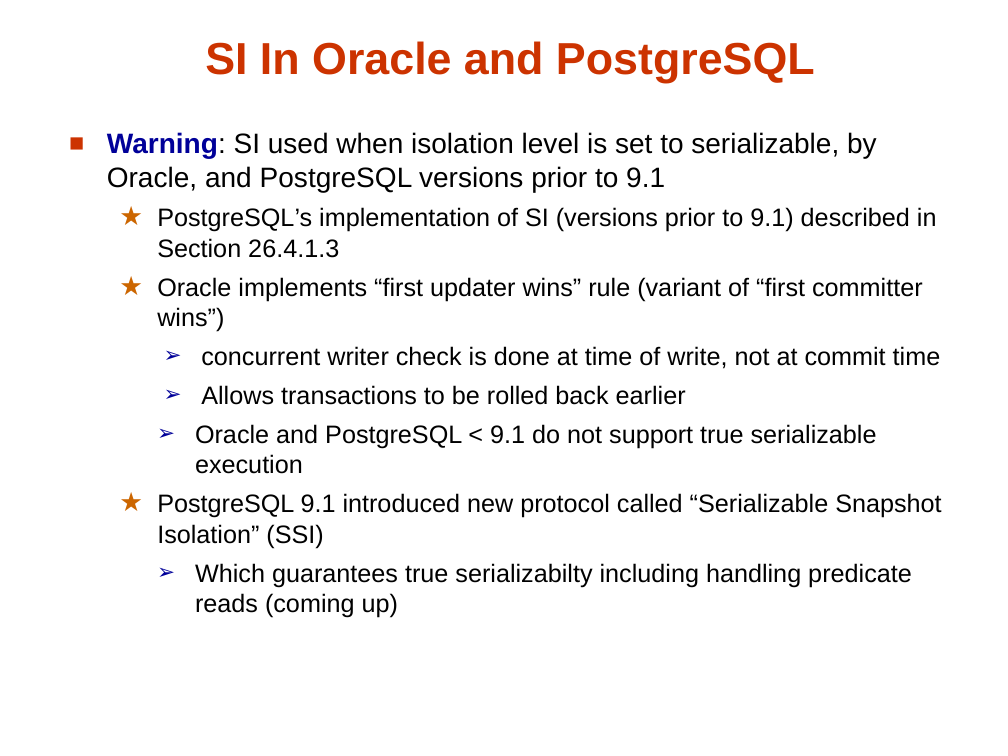
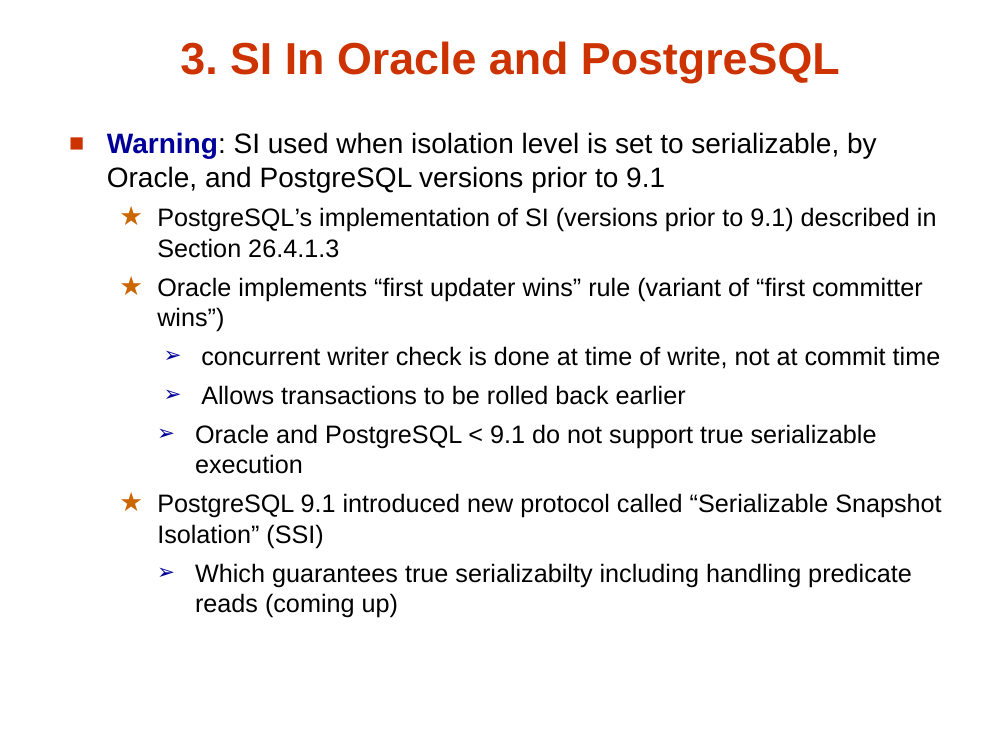
Before and after one commit to umddb/cmsc424-fall2021, a slide deck: slide 93 of Slides/06-Transactions.pptx (slide 92 before the commit). Drawn at 1008x756 pixels with LibreOffice and Linux fonts; fonts in the diff are those of the drawing. Boxes give left, top, right and bottom in pixels: in the first picture for what was removed or moved away, otherwise in the second. Text is boxed around its words. In the diff, an @@ line names an element or a change of style, - is before the commit and + after.

```diff
--- a/Slides/06-Transactions.pptx
+++ b/Slides/06-Transactions.pptx
@@ title at <box>180,41,840,83</box>: text changed @@
-SI In Oracle and PostgreSQL
+3. SI In Oracle and PostgreSQL
```
Also in this commit, not shown: 13 other slides changed, 26 slides added, 5 slides removed.
